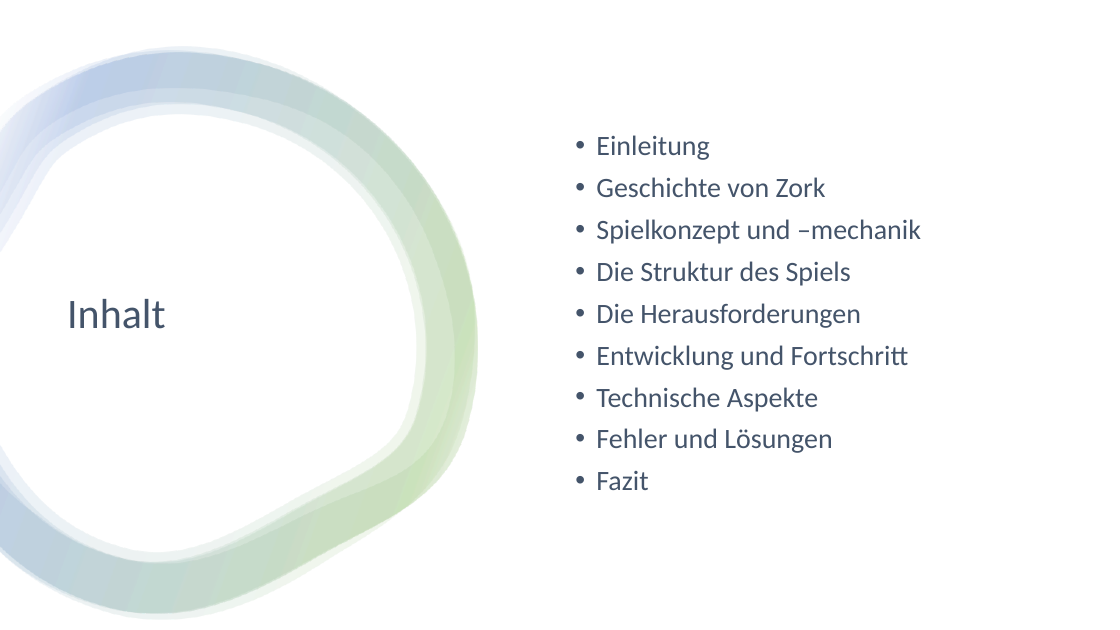
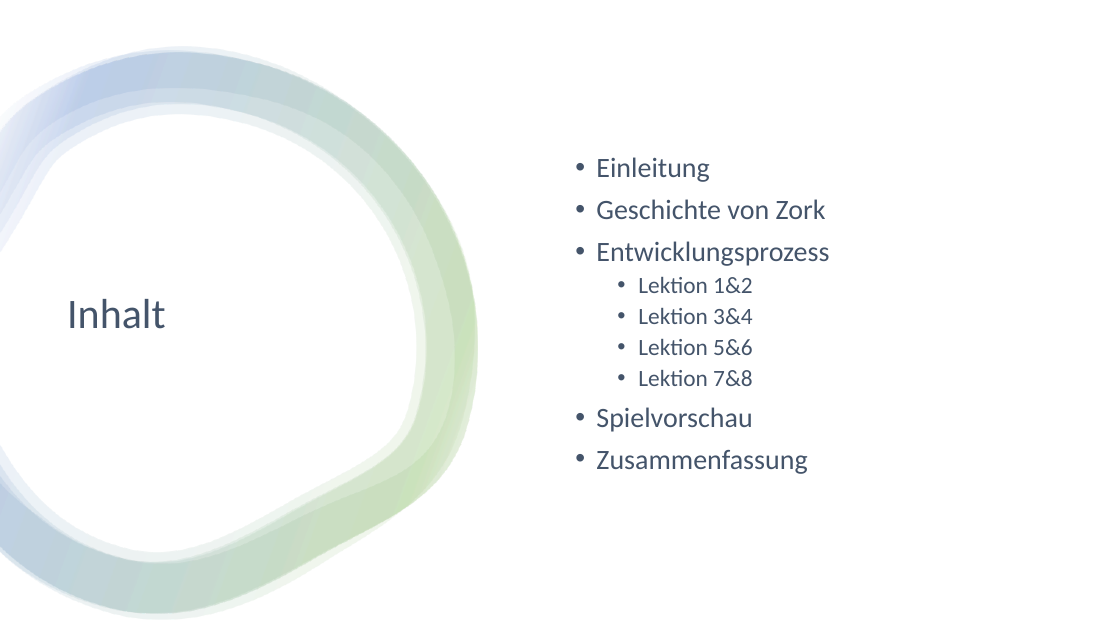
Before and after one commit to CriminalChicken/AboundedHotelZork, a slide deck: slide 2 of Abandoned Hotel.pptx. Drawn at 1120x630 pixels with LibreOffice and Linux fonts; fonts in the diff are those of the drawing. Boxes give left, top, right and bottom in pixels: in the first picture for what was removed or moved away, otherwise in the second. Text is boxed around its words. In the diff, an @@ line names an element or a change of style, - is before the commit and + after.

```diff
--- a/Abandoned Hotel.pptx
+++ b/Abandoned Hotel.pptx
@@ text at (x1=596, y1=241, x2=829, y2=474): text changed @@
-• Spielkonzept und –mechanik
-• Die Struktur des Spiels
-• Die Herausforderungen
-• Entwicklung und Fortschritt
-• Technische Aspekte
-• Fehler und Lösungen
-• Fazit
+• Entwicklungsprozess
+  • Lektion 1&2
+  • Lektion 3&4
+  • Lektion 5&6
+  • Lektion 7&8
+• Spielvorschau
+• Zusammenfassung
```
Also in this commit, not shown: 5 other files.
